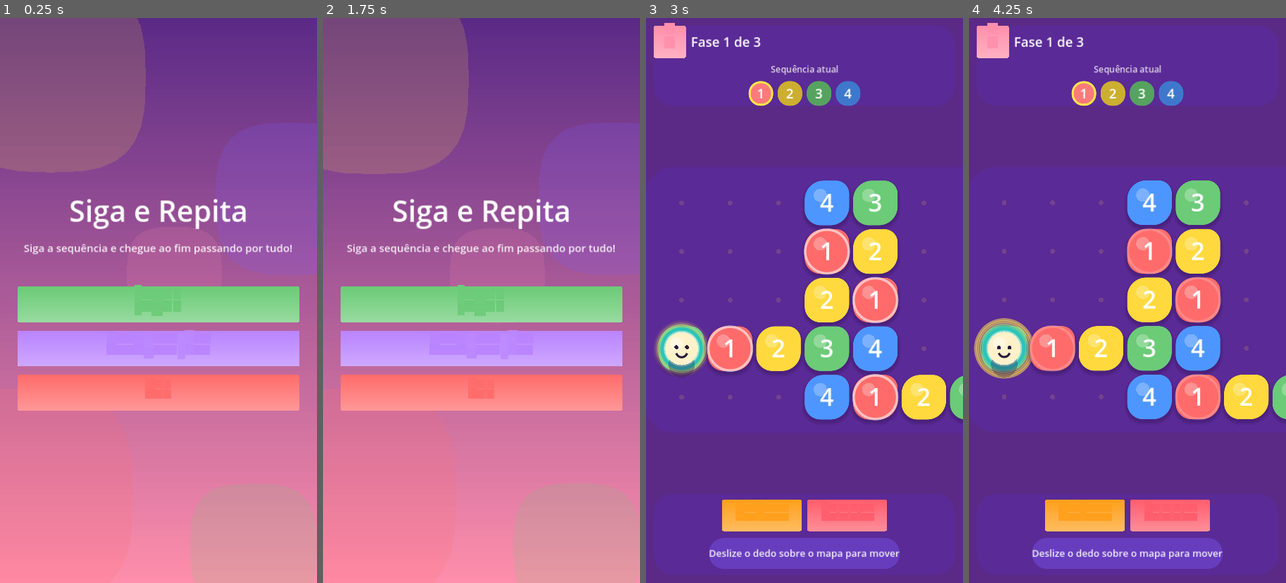
Above: before the commit, frames 1-4 (left to right).
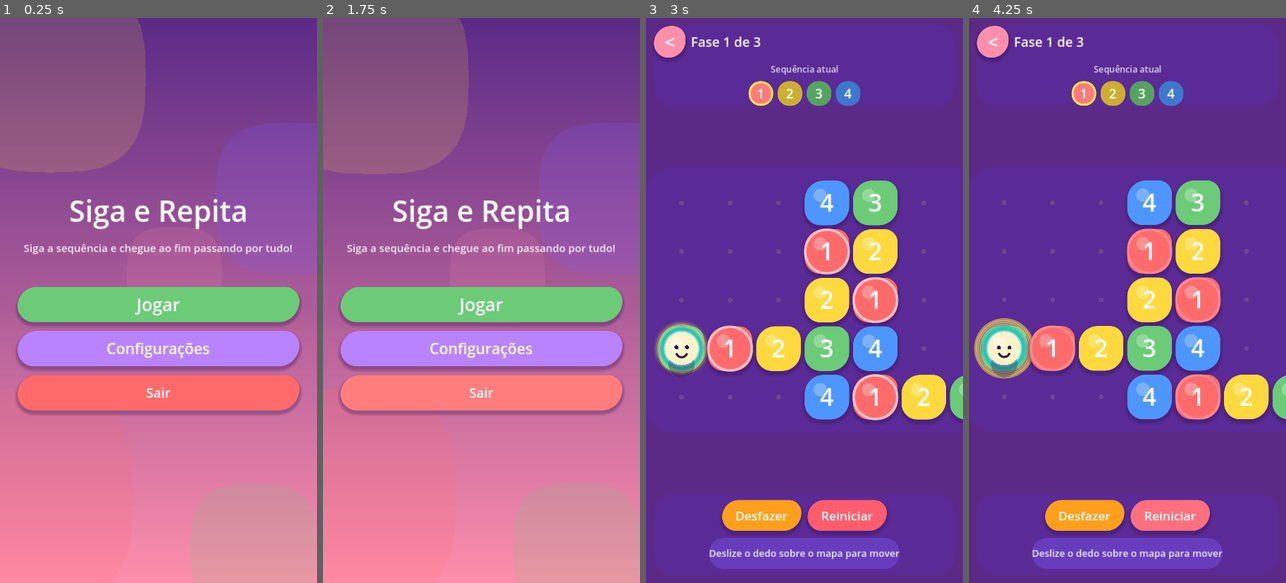
Above: after the commit, the same moments.

Repository: robertoaraujomf/Amarelo-Game-Siga-E-Repita
Game: Godot game, scene res://scenes/ui/MainMenu.tscn
Two runs of this game, one before a commit and one after it. Both use one fixed random seed, a clock stepped at 60 frames per second and the inputs below.
Inputs (mouse positions are in pixels of both pictures, inside the frame that each line leads up to):
- Up to frame 1 (0.25 s): no input
- Up to frame 2 (1.75 s): click "Jogar" at 0.5 s; click "<" at 1.25 s
- Up to frame 3 (3 s): click "Jogar" at 2 s; click (801, 102) at 2.77 s
- Up to frame 4 (4.25 s): click "Reiniciar" at 3.5 s

The runs differ from the first frame. In frame 1, 9.6% of the frame differs, in the area x 4-96%, y 47-71%; in frame 2, 7.4%; in frame 3, 1.9%; in frame 4, 1.6%.

Commit message:
fix: botoes com fundo colorido via stylebox e texto visivel

Diff:
--- a/scripts/ui/OrganicButton.gd
+++ b/scripts/ui/OrganicButton.gd
@@ -1,44 +1,23 @@
 class_name OrganicButton
 extends Button
-## Botao com fundo em GRADIENTE (shader com gradiente vertical, nunca cor solida).
+## Botao com fundo colorido, cantos organicos (blob) e texto do proprio Button.
 
 var _bg := Color(0.42, 0.16, 0.64)
-var _mat: ShaderMaterial
 
 
 func _ready() -> void:
-	var mat := ShaderMaterial.new()
-	mat.shader = Shader.new()
-	var c := _bg
-	var light := c.lightened(0.30)
-	mat.shader.code = "shader_type canvas_item;\nuniform vec4 top_c = vec4(%.4f, %.4f, %.4f, 1.0);\nuniform vec4 bot_c = vec4(%.4f, %.4f, %.4f, 1.0);\nvoid fragment() { COLOR = mix(top_c, bot_c, UV.y); }" % [c.r, c.g, c.b, light.r, light.g, light.b]
-	_mat = mat
-	self.material = mat
+	_apply_style()
 
 
-func _draw() -> void:
-	if size.x <= 0.0 or size.y <= 0.0:
-		return
-	# Fundo via material (shader com gradiente); aqui desenhamos o texto.
-	var font: Font = get_theme_font("font")
-	var fs: float = float(get_theme_font_size("font_size"))
-	var txt := str(text)
-	var sz := font.get_string_size(txt, HORIZONTAL_ALIGNMENT_LEFT, -1, fs)
-	draw_string(font, Vector2(size.x / 2.0 - sz.x / 2.0, size.y / 2.0 - fs * 0.36), txt,
-			HORIZONTAL_ALIGNMENT_LEFT, -1, fs, Color(1, 1, 1, 1))
-
-
-func _notification(what: int) -> void:
-	if what == NOTIFICATION_DISABLED or what == NOTIFICATION_THEME_CHANGED or what == NOTIFICATION_RESIZED:
-		queue_redraw()
+func _apply_style() -> void:
+	add_theme_stylebox_override("normal", StyleFactory.organic_panel(_bg))
+	add_theme_stylebox_override("hover", StyleFactory.organic_panel(_bg.lightened(0.12)))
+	add_theme_stylebox_override("pressed", StyleFactory.organic_panel(_bg.darkened(0.12)))
+	add_theme_stylebox_override("focus", StyleFactory.organic_panel(_bg))
+	add_theme_stylebox_override("disabled", StyleFactory.organic_panel(_bg.darkened(0.25)))
 
 
 func set_bg(c: Color) -> void:
 	_bg = c
-	var mat := ShaderMaterial.new()
-	mat.shader = Shader.new()
-	var light := c.lightened(0.30)
-	mat.shader.code = "shader_type canvas_item;\nuniform vec4 top_c = vec4(%.4f, %.4f, %.4f, 1.0);\nuniform vec4 bot_c = vec4(%.4f, %.4f, %.4f, 1.0);\nvoid fragment() { COLOR = mix(top_c, bot_c, UV.y); }" % [c.r, c.g, c.b, light.r, light.g, light.b]
-	_mat = mat
-	self.material = mat
-	queue_redraw()
+	if is_inside_tree():
+		_apply_style()
